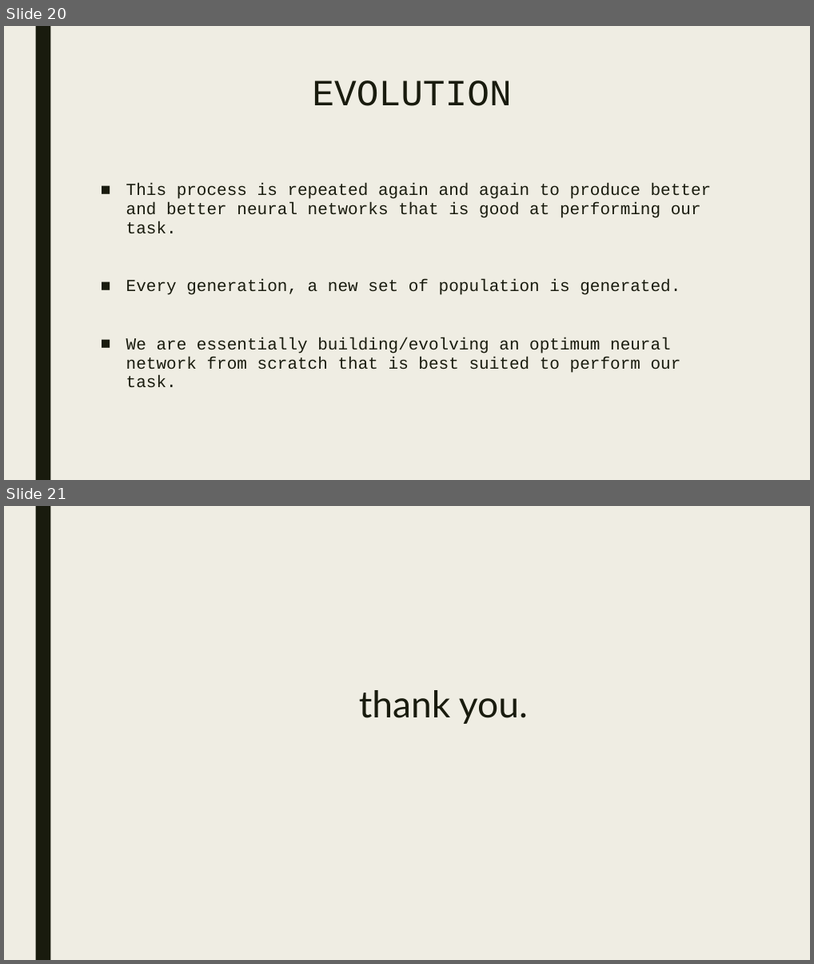
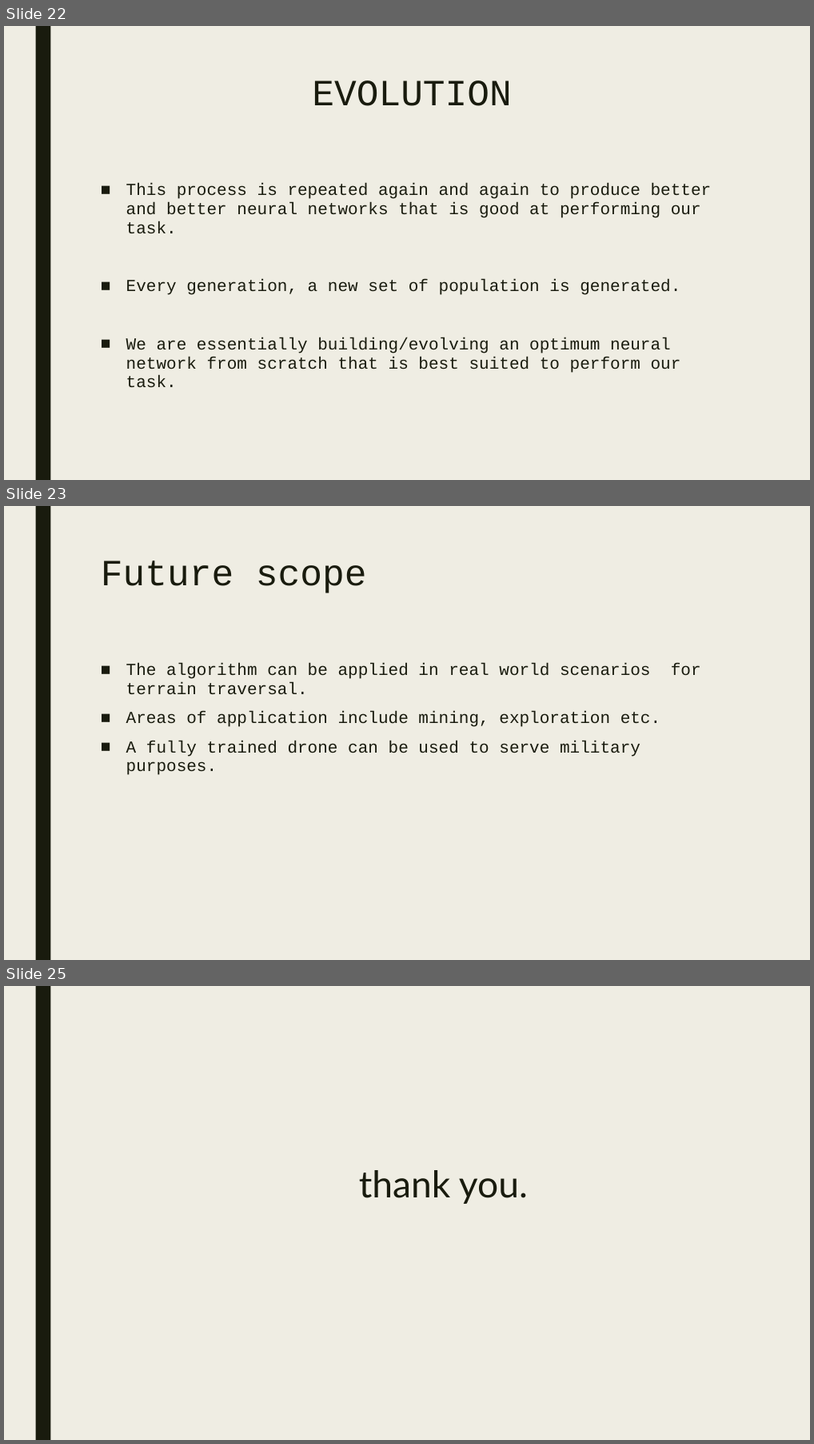
Before and after one commit to bokonist/drone-x, a slide deck: presentation/Drone-X-final.pptx. Shown one above the other, each under a label of ours: slides 20 and 21 before the commit, slides 22, 23 and 25 after it; the slides between them are not shown. The pictures are 814x964 and 814x1444 pixels, drawn with LibreOffice and Linux fonts; fonts in the diff are those of the drawing. Boxes give left, top, right and bottom in pixels: in the first picture for what was removed or moved away, otherwise in the second. Text is boxed around its words. In the diff, an @@ line names an element or a change of style, - is before the commit and + after.

```diff
--- a/presentation/Drone-X-final.pptx
+++ b/presentation/Drone-X-final.pptx
@@ slide 23 added at (4, 506, 810, 960), background #EFEDE3; not listed: 1 template element that a slide beside it also shows @@
@@ title added at (101, 560, 367, 593), 44 pt, text #191B0E @@
+Future scope
@@ text added at (126, 663, 661, 775), 20 pt, text #191B0E @@
+■ The algorithm can be applied in real world scenarios for terrain traversal.
+■ Areas of application include mining, exploration etc.
+■ A fully trained drone can be used to serve military purposes.
@@ what was slide 20 is now slide 22 @@
@@ what was slide 21 is now slide 25 @@
```
Also in this commit, not shown: 4 other slides added, 1 slide removed.
